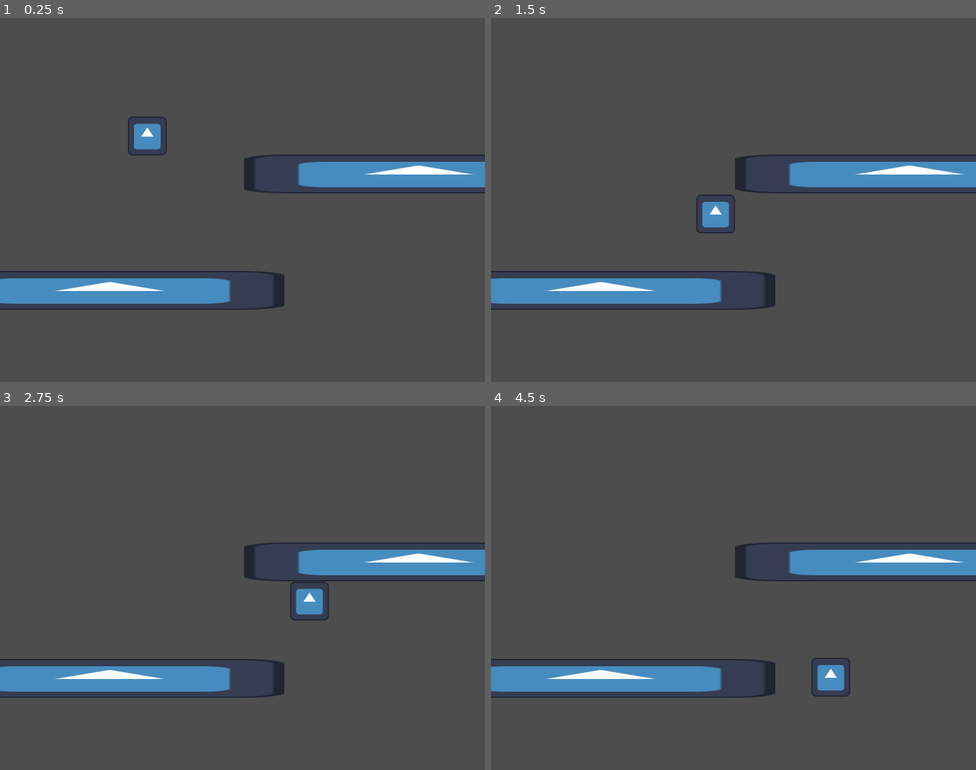
Above: before the commit, frames 1-4 (two rows, left to right).
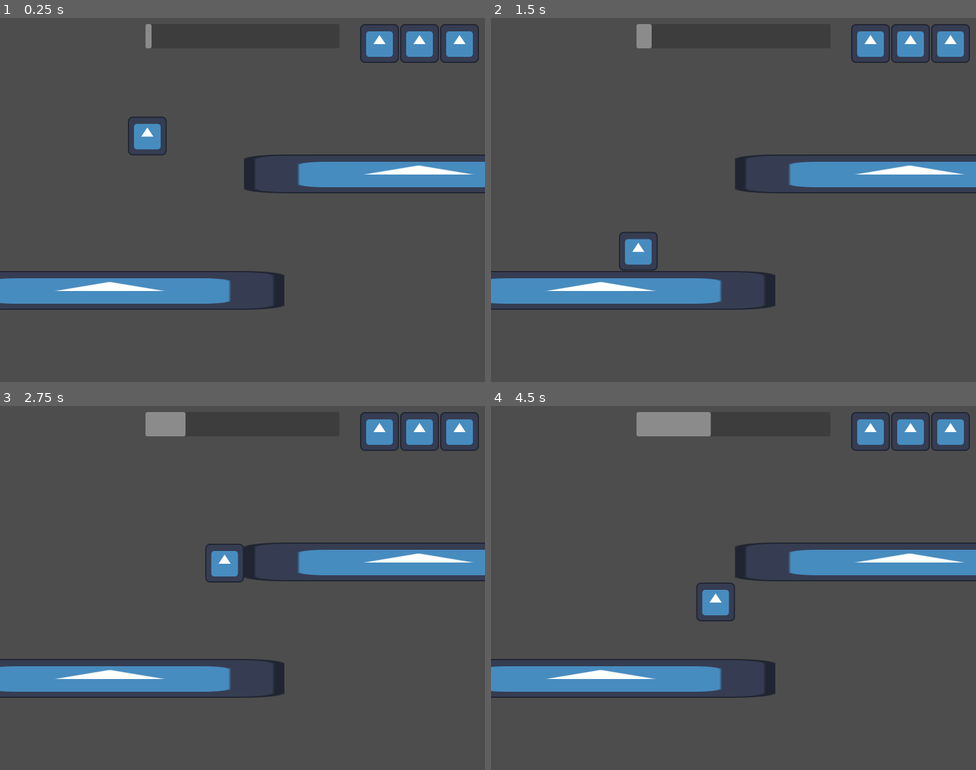
Above: after the commit, the same moments.

Repository: briel0/fog-gamejam-maio
Game: Godot game, scene res://scenes/main.tscn
Same seed, same stepped clock (60 frames per second), same inputs: the game is played once before the commit and once after it. The engine's default icon, where the game draws it, is replaced by a stand-in: a white triangle on a blue panel in a dark square.
Inputs (mouse positions are in pixels of both pictures, inside the frame that each line leads up to):
- Up to frame 1 (0.25 s): no input
- Up to frame 2 (1.5 s): tap Enter (ui_accept) at 0.5 s; hold Right (right) 0.53-1.25 s; hold F (shoot) 0.53-1.25 s; tap Space (jump) at 0.77 s; click (733, 185) at 1.25 s, where only the run after the commit has a clickable "RESUME"
- Up to frame 3 (2.75 s): hold Right (right) from 2.03 s (still down); tap F (shoot) at 2.1 s; tap Space (jump) at 2.27 s
- Up to frame 4 (4.5 s): release Right (right) at 2.78 s; hold Left (left) 2.78-3.53 s; hold F (shoot) 2.78-3.53 s; hold Right (right) from 3.53 s (still down); tap F (shoot) at 3.6 s; tap Space (jump) at 3.77 s; hold F (shoot) from 4.28 s (still down)

The runs differ from the first frame. In frame 1, 1.5% of the frame differs, in the area x 30-99%, y 1-13%; in frame 2, 2.6%; in frame 3, 3.0%; in frame 4, 3.5%, in the area x 30-99%, y 1-80%.

Commit message:
Merge branch ui (#1)
* feat: create hud

* feat: add pause menu

* feat: add pause menu button callbacks

* feat: add hud life counter

* feat: add ui to main scene

Diff:
--- a/project.godot
+++ b/project.godot
@@ -51,6 +51,11 @@
 , Object(InputEventKey,"resource_local_to_scene":false,"resource_name":"","device":-1,"window_id":0,"alt_pressed":false …(183 unchanged characters)…
 ]
 }
+pause={
+"deadzone": 0.2,
+"events": [Object(InputEventKey,"resource_local_to_scene":false,"resource_name":"","device":-1,"window_id":0,"alt_pressed":false,"shift_pressed":false,"ctrl_pressed":false,"meta_pressed":false,"pressed":false,"keycode":0,"physical_keycode":4194309,"key_label":0,"unicode":0,"location":0,"echo":false,"script":null)
+]
+}
 shoot={
 "deadzone": 0.2,
 "events": [Object(InputEventKey,"resource_local_to_scene":false,"resource_name":"","device":-1,"window_id":0,"alt_press …(192 unchanged characters)…
--- /dev/null
+++ b/scenes/PauseMenu.tscn
@@ -0,0 +1,46 @@
+[gd_scene format=3 uid="uid://bo57o0stlv1rx"]
+
+[ext_resource type="Script" uid="uid://d3v6k1xu4j0eo" path="res://scripts/pause_menu.gd" id="1_jvnd5"]
+
+[node name="PauseMenu" type="Control" unique_id=572549372 node_paths=PackedStringArray("resumeButton", "mainMenuButton")]
+process_mode = 3
+layout_mode = 3
+anchors_preset = 15
+anchor_right = 1.0
+anchor_bottom = 1.0
+grow_horizontal = 2
+grow_vertical = 2
+script = ExtResource("1_jvnd5")
+resumeButton = NodePath("Buttons/Resume")
+mainMenuButton = NodePath("Buttons/MainMenu")
+
+[node name="Overlay" type="ColorRect" parent="." unique_id=627095480]
+layout_mode = 1
+anchors_preset = 15
+anchor_right = 1.0
+anchor_bottom = 1.0
+grow_horizontal = 2
+grow_vertical = 2
+color = Color(0, 0, 0, 0.7372549)
+
+[node name="Buttons" type="VBoxContainer" parent="." unique_id=789688096]
+layout_mode = 1
+anchors_preset = 8
+anchor_left = 0.5
+anchor_top = 0.5
+anchor_right = 0.5
+anchor_bottom = 0.5
+grow_horizontal = 2
+grow_vertical = 2
+theme_override_constants/separation = 15
+alignment = 1
+
+[node name="Resume" type="Button" parent="Buttons" unique_id=2093261592]
+layout_mode = 2
+theme_override_font_sizes/font_size = 56
+text = "RESUME"
+
+[node name="MainMenu" type="Button" parent="Buttons" unique_id=1664999109]
+layout_mode = 2
+theme_override_font_sizes/font_size = 56
+text = "MAIN MENU"
--- /dev/null
+++ b/scenes/hud.tscn
@@ -0,0 +1,57 @@
+[gd_scene format=3 uid="uid://mcp04n88y75i"]
+
+[ext_resource type="Script" uid="uid://dqm0kr8djiyj4" path="res://scripts/hud.gd" id="1_ahhtf"]
+[ext_resource type="Texture2D" uid="uid://bwlis81viho2p" path="res://icon.svg" id="2_oo0fn"]
+
+[node name="HUD" type="Control" unique_id=1278504509 node_paths=PackedStringArray("progressBar", "lifeBar")]
+layout_mode = 3
+anchors_preset = 15
+anchor_right = 1.0
+anchor_bottom = 1.0
+grow_horizontal = 2
+grow_vertical = 2
+script = ExtResource("1_ahhtf")
+progressBar = NodePath("ProgressBar")
+lifeBar = NodePath("Lifes")
+lifeIcon = ExtResource("2_oo0fn")
+
+[node name="ProgressBar" type="ProgressBar" parent="." unique_id=1568801091]
+layout_mode = 1
+anchors_preset = -1
+anchor_left = 0.3
+anchor_right = 0.7
+anchor_bottom = 0.1
+offset_top = 20.0
+offset_bottom = -20.0
+grow_horizontal = 2
+grow_vertical = 2
+show_percentage = false
+
+[node name="Lifes" type="HBoxContainer" parent="." unique_id=1509411364]
+layout_mode = 1
+anchors_preset = -1
+anchor_left = 0.8
+anchor_right = 1.0
+anchor_bottom = 0.1
+offset_left = 20.0
+offset_top = 20.0
+offset_right = -20.0
+offset_bottom = -20.0
+grow_horizontal = 0
+alignment = 2
+
+[node name="TextureRect" type="TextureRect" parent="Lifes" unique_id=485265497]
+layout_mode = 2
+size_flags_horizontal = 12
+size_flags_vertical = 12
+texture = ExtResource("2_oo0fn")
+
+[node name="TextureRect2" type="TextureRect" parent="Lifes" unique_id=293659840]
+layout_mode = 2
+size_flags_horizontal = 12
+size_flags_vertical = 12
+
+[node name="TextureRect3" type="TextureRect" parent="Lifes" unique_id=1116196251]
+layout_mode = 2
+size_flags_horizontal = 12
+size_flags_vertical = 12
--- a/scenes/main.tscn
+++ b/scenes/main.tscn
@@ -2,6 +2,8 @@
 
 [ext_resource type="PackedScene" uid="uid://bp7gyn3h53c4a" path="res://prefabs/character.tscn" id="1_o5qli"]
 [ext_resource type="PackedScene" uid="uid://dbaij2s2exrij" path="res://prefabs/beam.tscn" id="2_0wfyh"]
+[ext_resource type="PackedScene" uid="uid://mcp04n88y75i" path="res://scenes/hud.tscn" id="3_sugp2"]
+[ext_resource type="PackedScene" uid="uid://bo57o0stlv1rx" path="res://scenes/PauseMenu.tscn" id="4_jyhfs"]
 
 [node name="Main" type="Node2D" unique_id=176912923]
 
@@ -16,3 +18,9 @@
 
 [node name="Beam2" parent="." unique_id=1267115199 instance=ExtResource("2_0wfyh")]
 position = Vector2(-33, 684)
+
+[node name="CanvasLayer" type="CanvasLayer" parent="." unique_id=868829351]
+
+[node name="HUD" parent="CanvasLayer" unique_id=1278504509 instance=ExtResource("3_sugp2")]
+
+[node name="PauseMenu" parent="CanvasLayer" unique_id=572549372 instance=ExtResource("4_jyhfs")]
--- /dev/null
+++ b/scripts/hud.gd
@@ -0,0 +1,34 @@
+extends Control
+
+@export var progressBar: ProgressBar
+@export var lifeBar: HBoxContainer
+@export var lifeIcon: Texture
+
+func _ready() -> void:
+	set_progress(0)
+	set_life(3)
+
+func _process(delta: float) -> void:
+	var progress = progressBar.value
+	progress += delta * 10
+	set_progress(progress)
+
+func set_life(life: int) -> void:
+	var childCount = lifeBar.get_child_count()
+	for i in range(childCount):
+		var child = lifeBar.get_child(childCount - 1 - i)
+		if child is TextureRect:
+			if life > 0:
+				child.texture = lifeIcon
+				life -= 1
+			else:
+				child.texture = null
+
+func set_progress(value: float) -> void:
+	progressBar.value = value
+	if value >= progressBar.max_value:
+		on_progress_complete()
+		set_progress(0)
+
+func on_progress_complete() -> void:
+	pass
--- /dev/null
+++ b/scripts/pause_menu.gd
@@ -0,0 +1,25 @@
+extends Control
+
+@export var resumeButton: Button
+@export var mainMenuButton: Button
+
+func _ready() -> void:
+	resumeButton.pressed.connect(_on_resume_button_pressed)
+	mainMenuButton.pressed.connect(_on_main_menu_button_pressed)
+	visible = false
+
+func _process(delta: float) -> void:
+	if Input.is_action_just_pressed("pause"):
+		if get_tree().paused:
+			get_tree().paused = false
+			visible = false
+		else:
+			get_tree().paused = true
+			visible = true
+
+func _on_resume_button_pressed() -> void:
+	get_tree().paused = false
+	visible = false
+
+func _on_main_menu_button_pressed() -> void:
+	pass
Not shown, added: scripts/hud.gd.uid
Not shown, added: scripts/pause_menu.gd.uid
